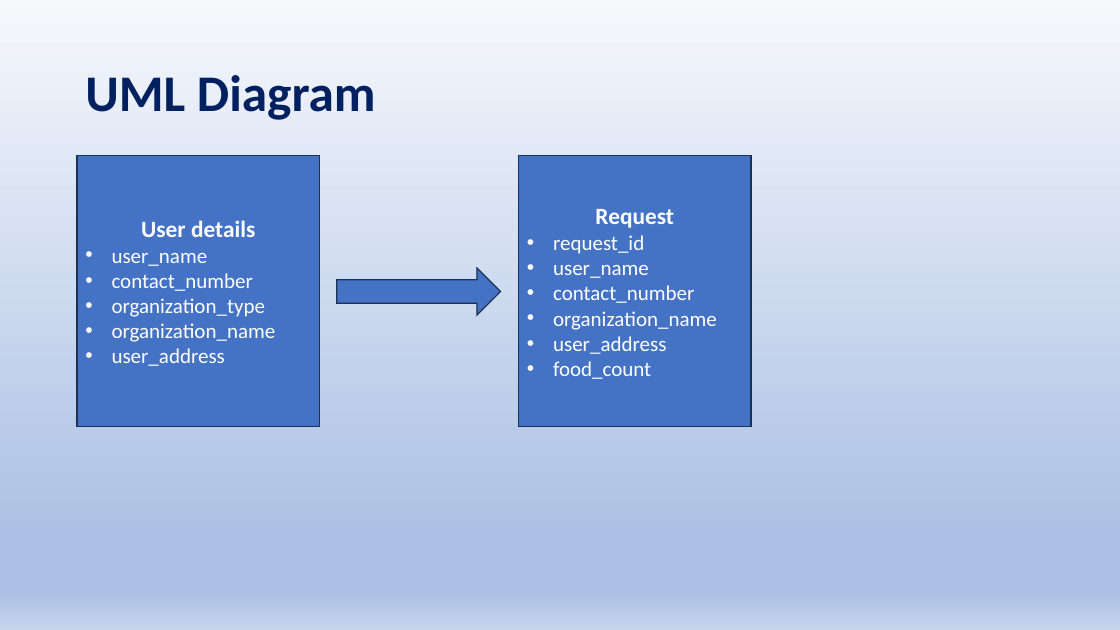
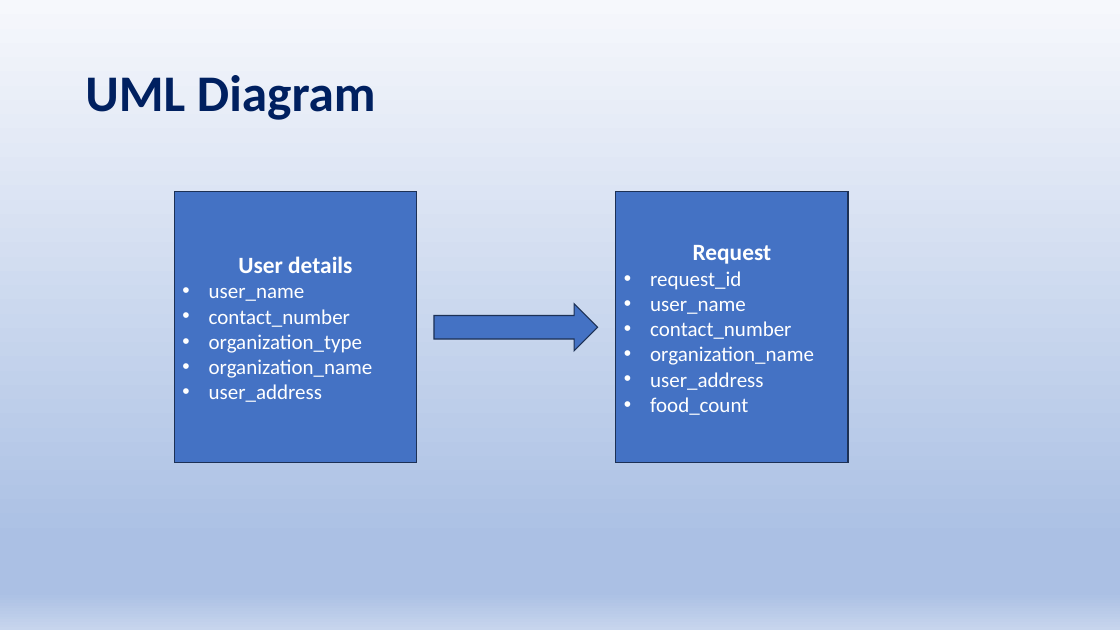
Before and after one commit to Sriram-V-99/MCA-Project-, a slide deck: slide 9 of FoodBridge.pptx (slide 10 before the commit). Drawn at 1120x630 pixels with LibreOffice and Linux fonts; fonts in the diff are those of the drawing. Boxes give left, top, right and bottom in pixels: in the first picture for what was removed or moved away, otherwise in the second. Text is boxed around its words. In the diff, an @@ line names an element or a change of style, - is before the commit and + after.

```diff
--- a/FoodBridge.pptx
+++ b/FoodBridge.pptx
@@ rectangle "User details": place and size @@
-rectangle "User details" at bbox=[77, 155, 320, 427]
+rectangle "User details" at bbox=[174, 192, 417, 463]
@@ rectangle "Request": place and size @@
-rectangle "Request" at bbox=[518, 155, 751, 427]
+rectangle "Request" at bbox=[616, 192, 849, 463]
@@ right arrow: place and size @@
-right arrow at bbox=[337, 268, 501, 315]
+right arrow at bbox=[434, 304, 598, 351]
```
Also in this commit, not shown: 4 other slides changed, 4 slides added, 8 slides removed, 2 other files.
